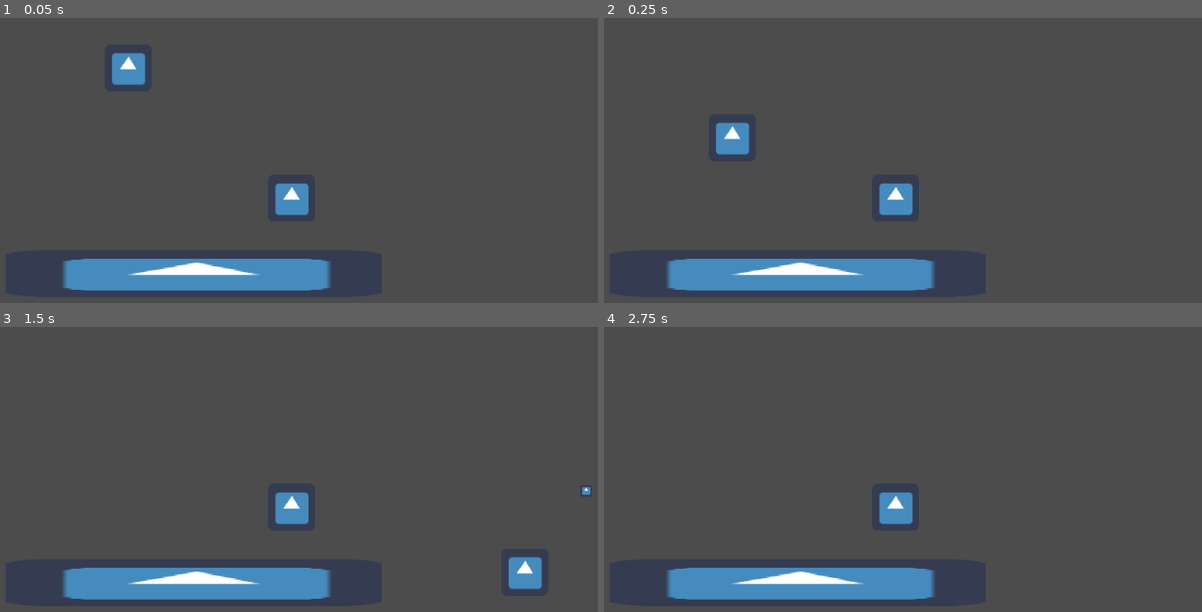
Above: before the commit, frames 1-4 (two rows, left to right).
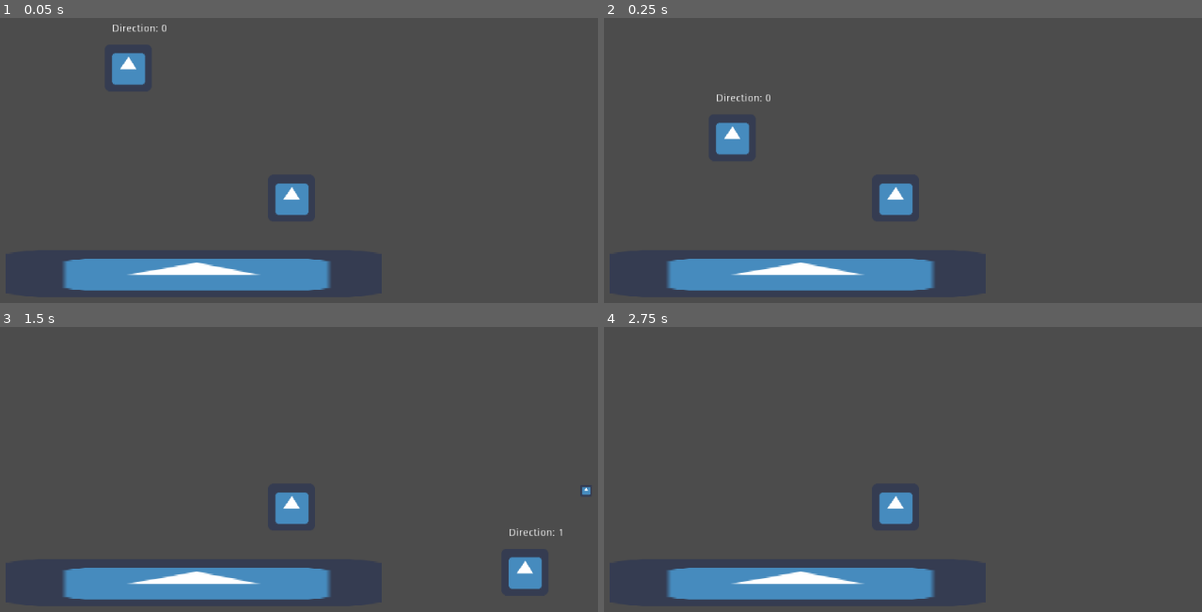
Above: after the commit, the same moments.

Repository: ValorZard/Climb-of-Destiny
Game: Godot game, scene res://Main.tscn
Same seed, same stepped clock (60 frames per second), same inputs: the game is played once before the commit and once after it. The engine's default icon, where the game draws it, is replaced by a stand-in: a white triangle on a blue panel in a dark square.
Inputs (mouse positions are in pixels of both pictures, inside the frame that each line leads up to):
- Up to frame 1 (0.05 s): no input
- Up to frame 2 (0.25 s): no input
- Up to frame 3 (1.5 s): move the mouse to (412, 463) at 0.52 s; press the mouse at (412, 463) at 0.53 s; hold D (walk_right) from 0.53 s (still down); tap Space (jump) at 0.77 s; move the mouse to (95, 506) at 1.27 s; release the mouse at (95, 506) at 1.28 s; click (95, 506) at 1.35 s
- Up to frame 4 (2.75 s): tap Space (jump) at 1.52 s; tap Enter at 2 s; move the mouse to (926, 386) at 2.02 s; release D (walk_right) at 2.03 s; press the mouse at (926, 386) at 2.03 s; hold A (walk_left) from 2.03 s (still down)

The runs differ from the first frame. In frame 1, 0.1% of the frame differs, in the area x 18-28%, y 1-5%; in frame 2, 0.1%, in the area x 18-28%, y 26-30%; in frame 3, 0.1%; in frame 4, nothing differs.

Commit message:
got facing working now

Diff:
--- a/Bullets/Bullet.gd
+++ b/Bullets/Bullet.gd
@@ -8,7 +8,7 @@
 var velocity := Vector2.ZERO
 var default_velocity := Vector2(800, 0)
 var damage : int = 10
-var direction : int = 0
+var facing_right := true
 
 var node_shot_from : Node # the owner of this node
 
@@ -20,10 +20,11 @@
 # Called every frame. 'delta' is the elapsed time since the previous frame.
 func _physics_process(delta):
 	self.position += velocity * delta
-	if direction < 0:
+	# set direction of velocity of bullet of the direction player is facing
+	if !facing_right:
 		if velocity.x > 0:
 			velocity.x = -velocity.x
-	elif direction > 0:
+	else:
 		if velocity.x < 0:
 			velocity.x = -velocity.x
 
--- a/Player/Player.gd
+++ b/Player/Player.gd
@@ -13,6 +13,7 @@
 
 var velocity : Vector2 = Vector2.ZERO
 var direction : int = 0
+var facing_right := true
 
 var bullet_prefab : PackedScene = preload("res://Bullets/Bullet.tscn")
 
@@ -20,8 +21,10 @@
 	direction = 0
 	if Input.is_action_pressed("walk_right"):
 		direction += 1
+		facing_right = true
 	if Input.is_action_pressed("walk_left"):
 		direction -= 1
+		facing_right = false
 
 func set_horizontal_movement():
 	if direction != 0:
@@ -45,6 +48,13 @@
 		if is_on_floor():
 			velocity.y = jump_speed
 
+func set_bullet_exit():
+	# flip position of bullet exit based on facing direction
+	if facing_right and $BulletExit.position.x < 0:
+		$BulletExit.position.x = -$BulletExit.position.x
+	elif !facing_right and $BulletExit.position.x > 0:
+		$BulletExit.position.x = -$BulletExit.position.x
+
 func check_shoot():
 	if Input.is_action_pressed("shoot"):
 		# if the timer between shots is over
@@ -54,7 +64,7 @@
 			get_tree().current_scene.get_node("Bullets").add_child(bullet)
 			# set bullet information
 			bullet.position = $BulletExit.global_position
-			bullet.direction = direction
+			bullet.facing_right = facing_right
 			bullet.node_shot_from = self
 			# start timer again
 			$BulletTimer.start()
@@ -63,4 +73,11 @@
 func _physics_process(delta):
 	get_input()
 	set_movement(delta)
+	set_bullet_exit()
 	check_shoot()
+	print_player()
+
+func print_player():
+	var print_string := ""
+	print_string += "Direction: " + str(direction) + "\n"
+	$Label.text = print_string
--- a/Player/Player.tscn
+++ b/Player/Player.tscn
@@ -22,3 +22,12 @@
 [node name="BulletTimer" type="Timer" parent="."]
 wait_time = 0.25
 one_shot = true
+
+[node name="Label" type="Label" parent="."]
+margin_left = -22.2236
+margin_top = -60.3212
+margin_right = 17.7764
+margin_bottom = -46.3212
+__meta__ = {
+"_edit_use_anchors_": false
+}
